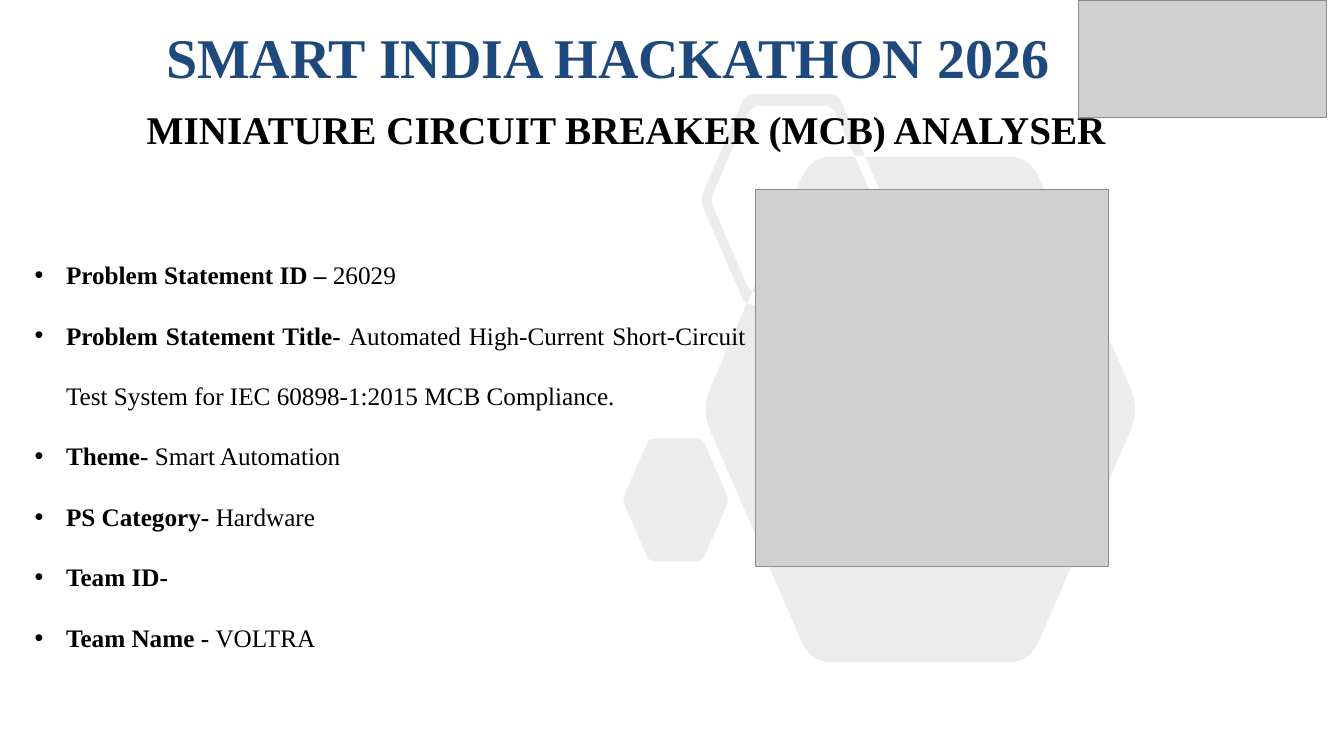
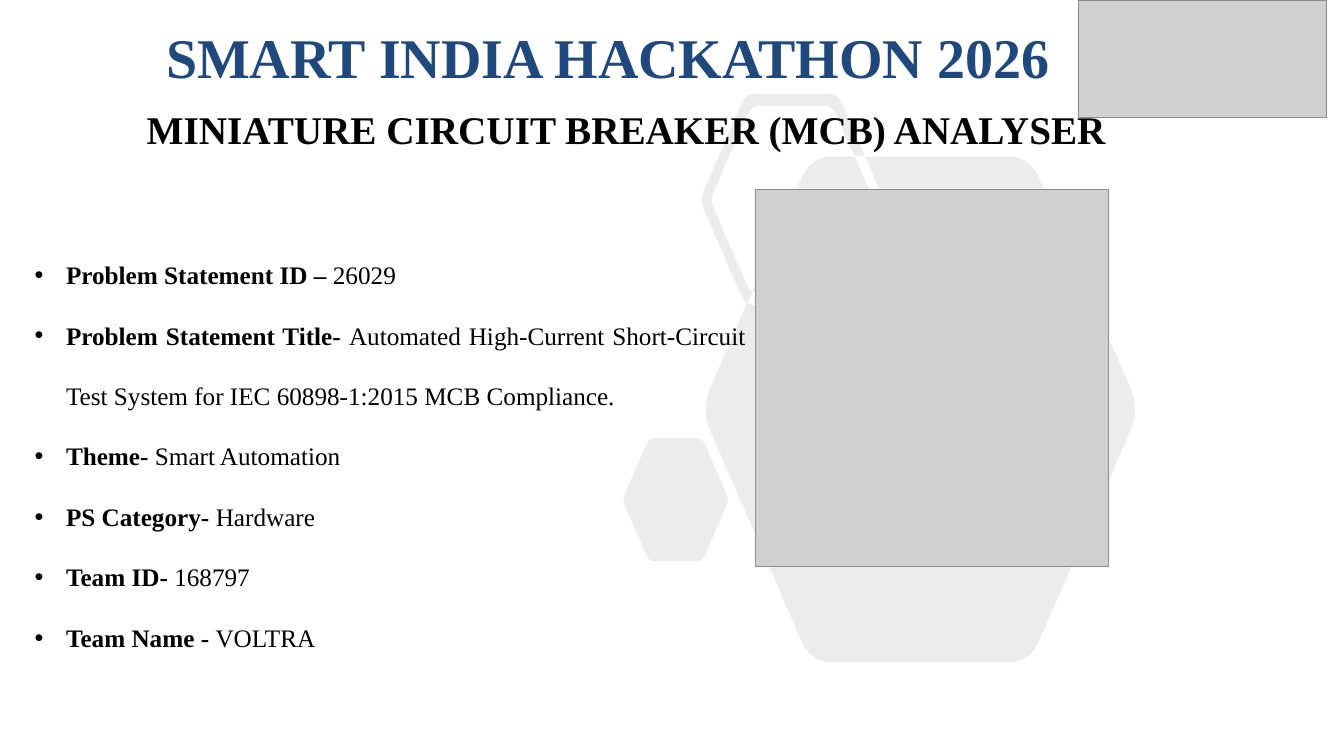
Before and after one commit to ShaikSadh912/SIH2026_VOLTORA, a slide deck: slide 1 of Presentation/SIH2026_VOLTRA.pptx. Drawn at 1344x756 pixels with LibreOffice and Linux fonts; fonts in the diff are those of the drawing; grey boxes stand for pictures. Boxes give left, top, right and bottom in pixels: in the first picture for what was removed or moved away, otherwise in the second. Text is boxed around its words. In the diff, an @@ line names an element or a change of style, - is before the commit and + after.

```diff
--- a/Presentation/SIH2026_VOLTRA.pptx
+++ b/Presentation/SIH2026_VOLTRA.pptx
@@ text at [66,569,250,587]: text changed @@
-• Team ID-
+• Team ID- 168797
```
Also in this commit, not shown: 2 other files.
